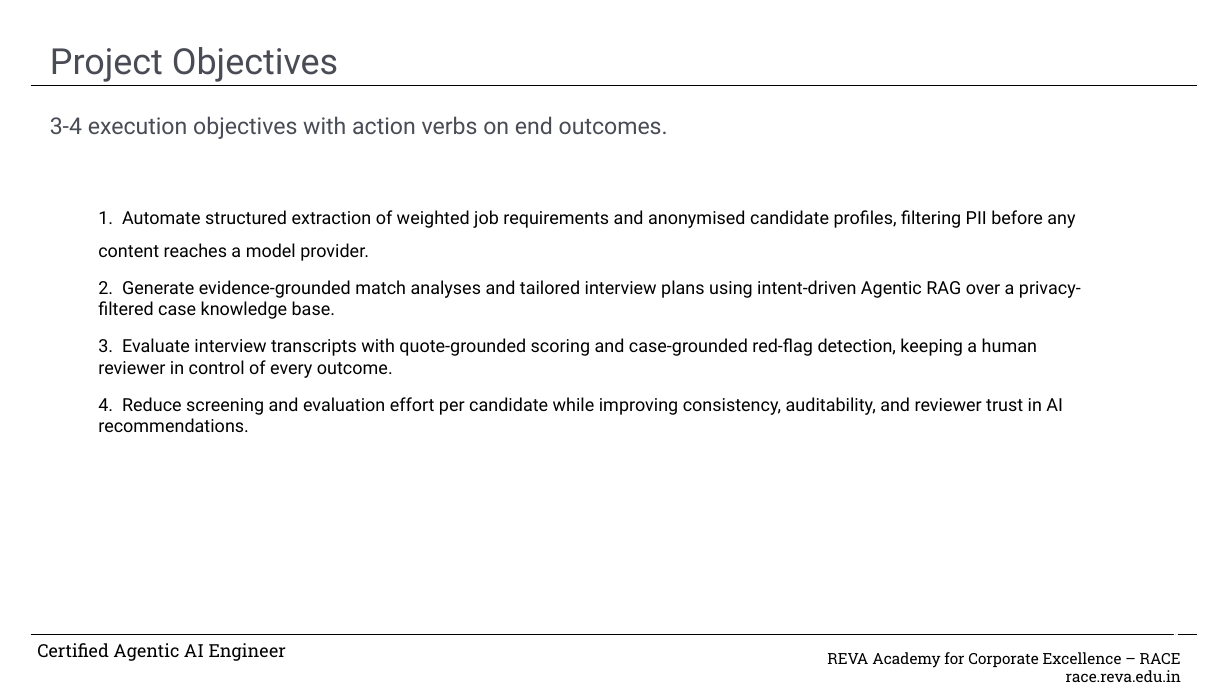
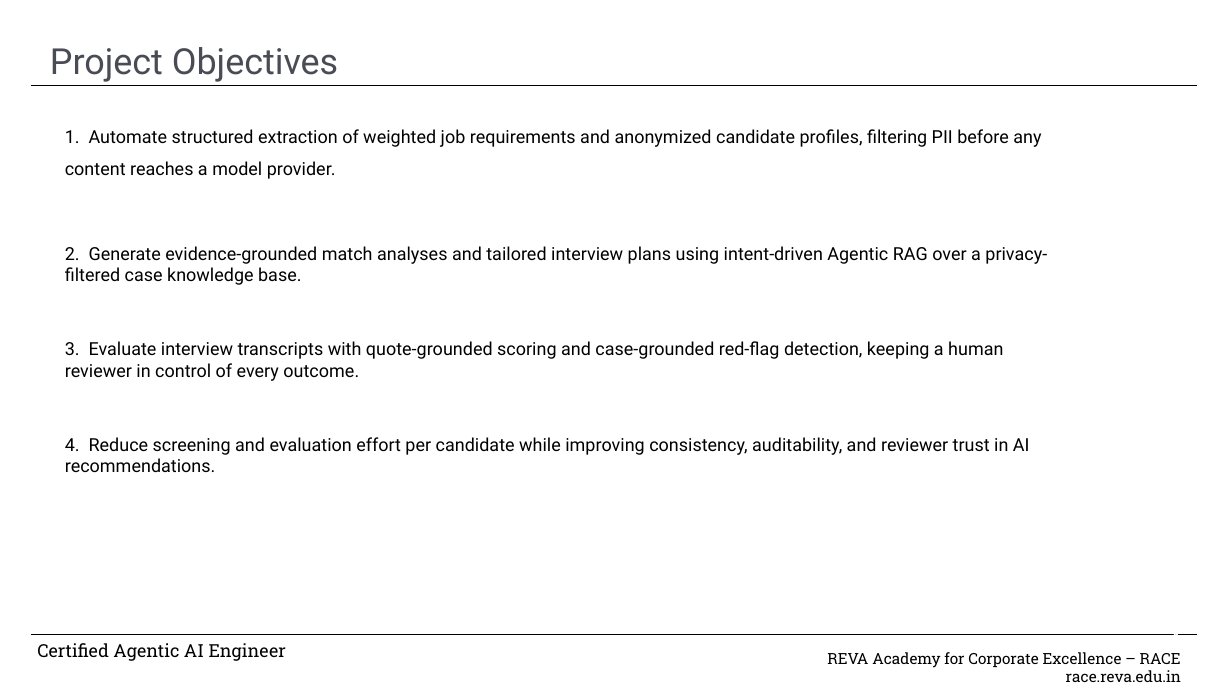
Before and after one commit to adaptiverajat/hire-lens, a slide deck: slide 4 of documentation/HireLens_Capstone_Final_Submission.pptx. Drawn at 1232x693 pixels with LibreOffice and Linux fonts; fonts in the diff are those of the drawing; background and template pictures are left out. Boxes give left, top, right and bottom in pixels: in the first picture for what was removed or moved away, otherwise in the second. Text is boxed around its words. In the diff, an @@ line names an element or a change of style, - is before the commit and + after.

```diff
--- a/documentation/HireLens_Capstone_Final_Submission.pptx
+++ b/documentation/HireLens_Capstone_Final_Submission.pptx
@@ text removed at (x1=50, y1=116, x2=668, y2=139) @@
-3-4 execution objectives with action verbs on end outcomes.
@@ text "1. Automate structured extraction of ..." moved from (x1=98, y1=210, x2=1081, y2=432) to (x1=65, y1=129, x2=1047, y2=472) @@
@@ text at (x1=65, y1=129, x2=1041, y2=179): text changed @@
-1. Automate structured extraction of weighted job requirements and anonymised candidate profiles, filtering PII before any content reaches a model provider.
+1. Automate structured extraction of weighted job requirements and anonymized candidate profiles, filtering PII before any content reaches a model provider.
```
Also in this commit, not shown: 5 other slides changed, 23 other files.
